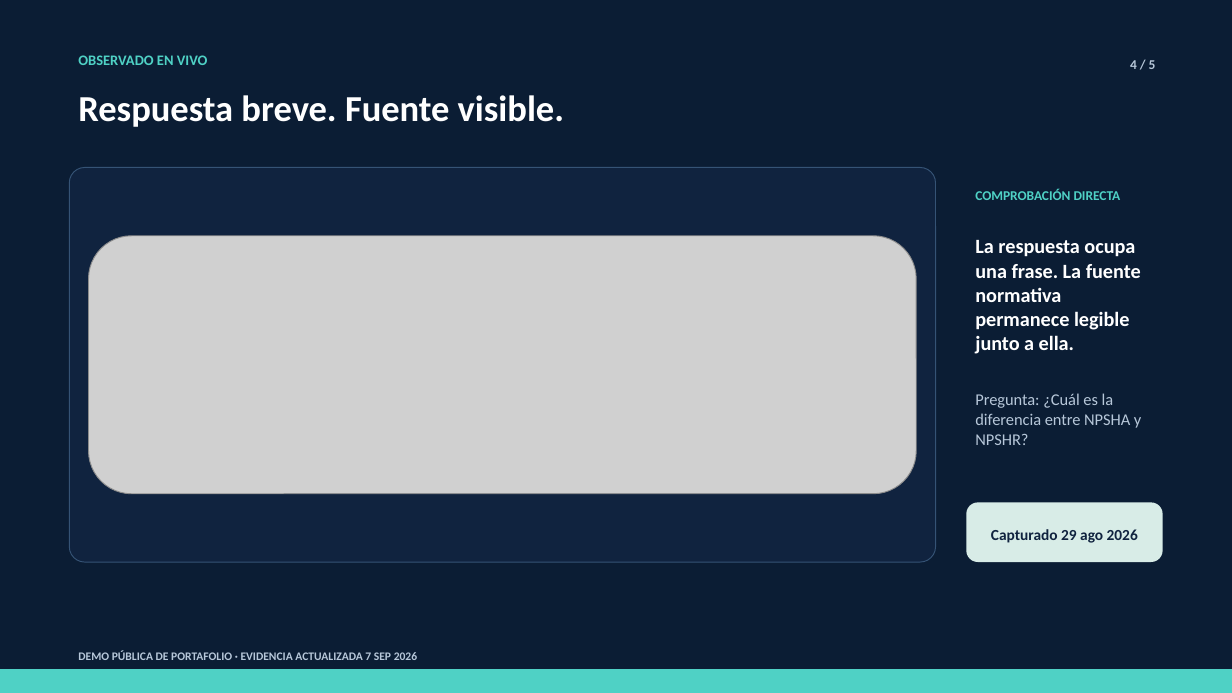
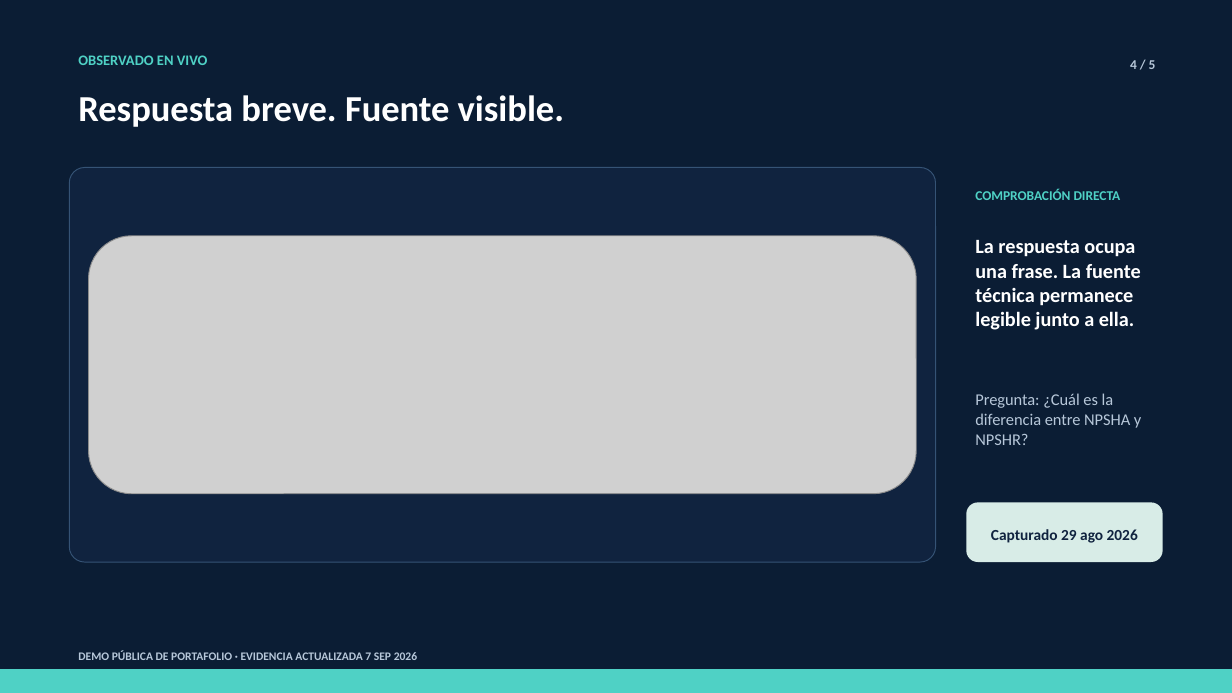
Before and after one commit to Jehu-Lara/jehu-lara-portfolio, a slide deck: slide 9 of public/presentations/manufacturing-rag-assistant/manufacturing-rag-assistant-evidence-deck.pptx. Drawn at 1232x693 pixels with LibreOffice and Linux fonts; fonts in the diff are those of the drawing; grey boxes stand for pictures. Boxes give left, top, right and bottom in pixels: in the first picture for what was removed or moved away, otherwise in the second. Text is boxed around its words. In the diff, an @@ line names an element or a change of style, - is before the commit and + after.

```diff
--- a/public/presentations/manufacturing-rag-assistant/manufacturing-rag-assistant-evidence-deck.pptx
+++ b/public/presentations/manufacturing-rag-assistant/manufacturing-rag-assistant-evidence-deck.pptx
@@ text at box(975, 240, 1141, 330): text changed @@
-La respuesta ocupa una frase. La fuente normativa permanece legible junto a ella.
+La respuesta ocupa una frase. La fuente técnica permanece legible junto a ella.
```
Also in this commit, not shown: 2 other slides changed, 18 other files.
